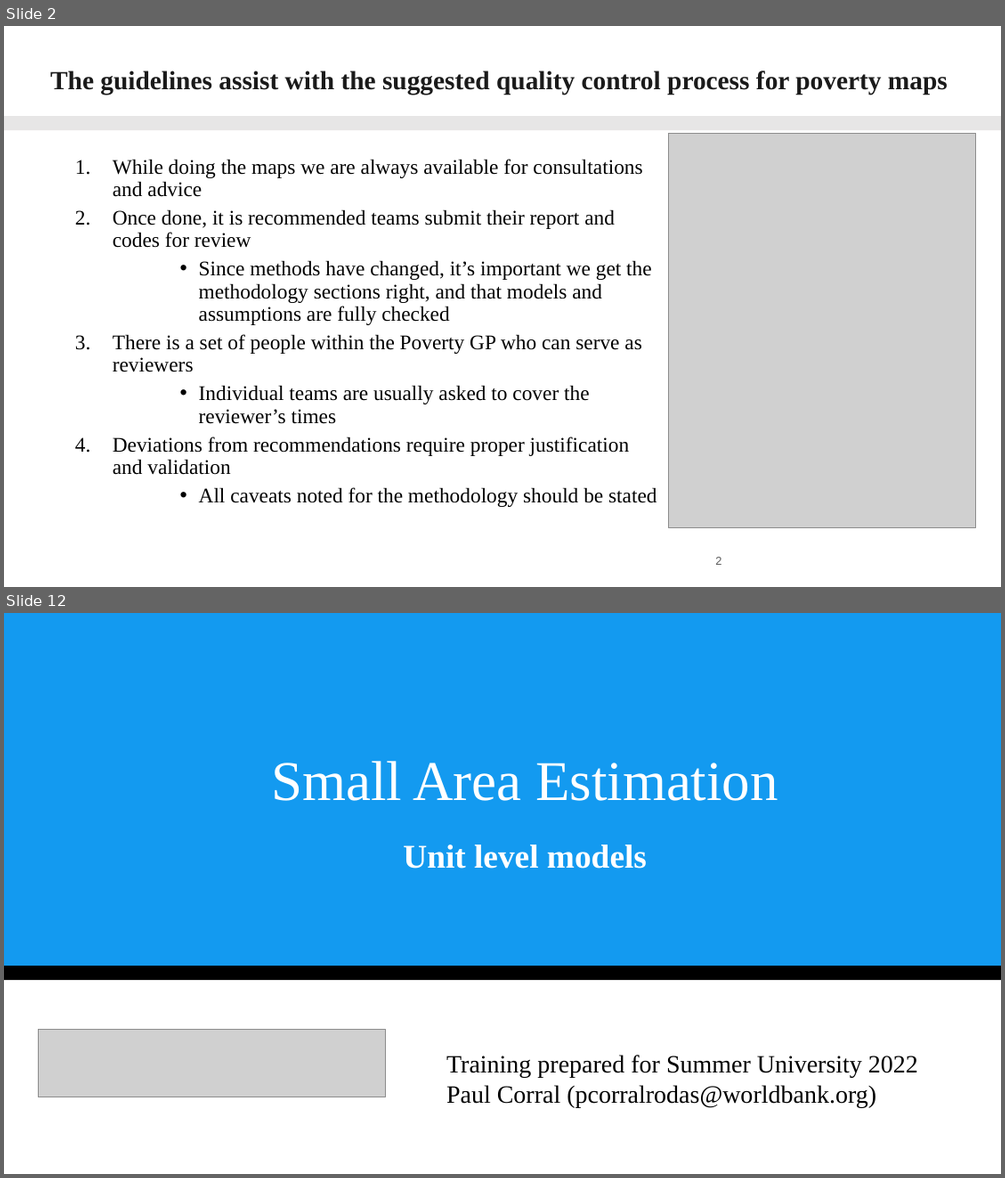
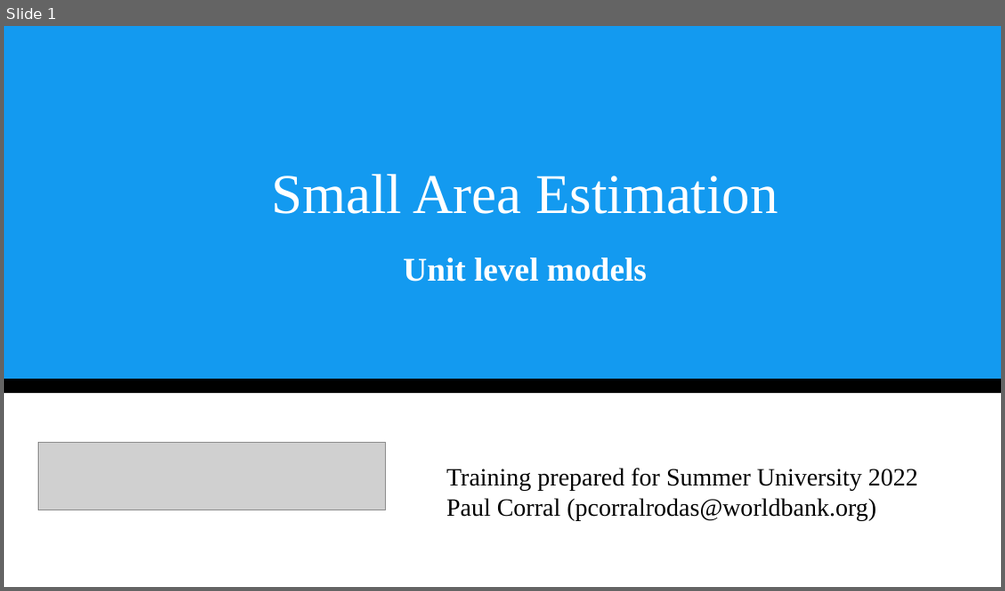
Before and after one commit to pcorralrodas/wb_sae_training, a slide deck: 03.Presentations/Small Area Estimation.pptx. Shown one above the other, each under a label of ours: slides 2 and 12 before the commit, slide 1 after it; the slides between them are not shown. The pictures are 1005x1178 and 1005x591 pixels, drawn with LibreOffice and Linux fonts; fonts in the diff are those of the drawing; grey boxes stand for pictures. Boxes give left, top, right and bottom in pixels: in the first picture for what was removed or moved away, otherwise in the second. Text is boxed around its words. In the diff, an @@ line names an element or a change of style, - is before the commit and + after.

```diff
--- a/03.Presentations/Small Area Estimation.pptx
+++ b/03.Presentations/Small Area Estimation.pptx
@@ slide 2 removed at bbox=[4, 26, 1001, 587], background #FFFFFF @@
@@ title removed at bbox=[50, 70, 947, 95] @@
-The guidelines assist with the suggested quality control process for poverty maps
@@ rectangle removed at bbox=[4, 116, 1001, 130] @@
@@ text removed at bbox=[113, 159, 656, 507] @@
-      1. While doing the maps we are always available for consultations and advice
-      2. Once done, it is recommended teams submit their report and codes for review
-        • Since methods have changed, it’s important we get the methodology sections right, and that models and assumptions are fully checked
-      3. There is a set of people within the Poverty GP who can serve as reviewers
-        • Individual teams are usually asked to cover the reviewer’s times
-      4. Deviations from recommendations require proper justification and validation
-        • All caveats noted for the methodology should be stated
@@ picture removed at bbox=[669, 134, 976, 529] @@
@@ page number removed at bbox=[715, 556, 721, 564] @@
-2
@@ what was slide 12 is now slide 1 @@
```
Also in this commit, not shown: 1 slide changed, 10 other slides removed, 4 other files.
